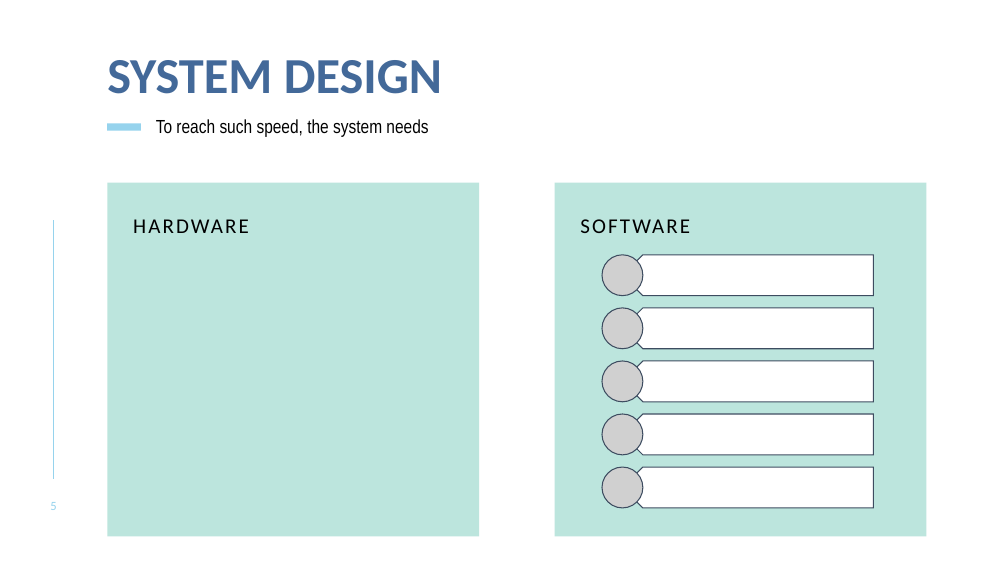
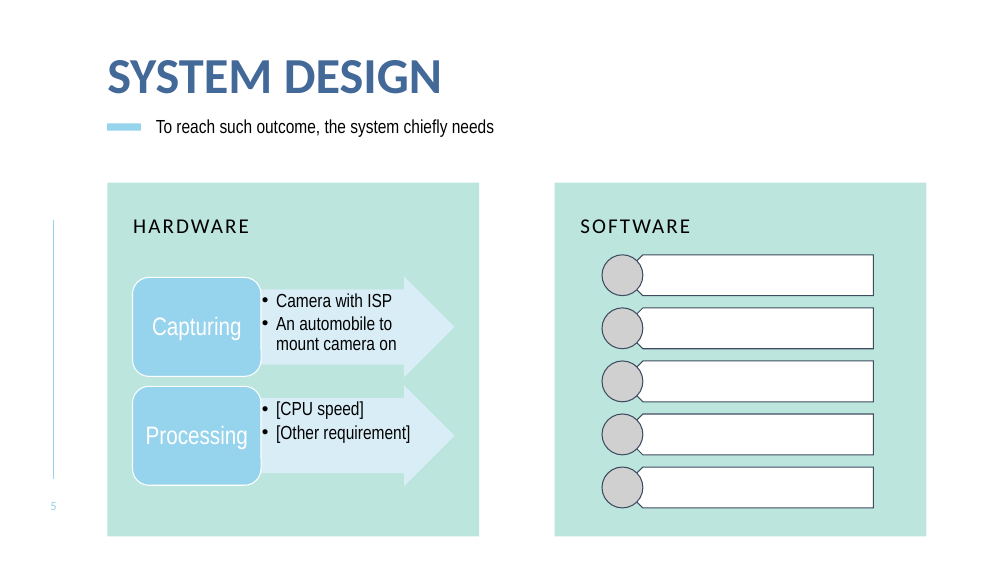
Before and after one commit to hphnngcquan/LaneDetection-OpenCV, a slide deck: slide 5 of docs/WeeklyNotes/Report_Nov20.pptx. Drawn at 1008x567 pixels with LibreOffice and Linux fonts; fonts in the diff are those of the drawing; grey boxes stand for pictures. Boxes give left, top, right and bottom in pixels: in the first picture for what was removed or moved away, otherwise in the second. Text is boxed around its words. In the diff, an @@ line names an element or a change of style, - is before the commit and + after.

Commit message:
chore[docs]: update Report_Nov20
add HW requirement
add testing environment

```diff
--- a/docs/WeeklyNotes/Report_Nov20.pptx
+++ b/docs/WeeklyNotes/Report_Nov20.pptx
@@ text at <box>156,119,494,137</box>: text changed @@
-To reach such speed, the system needs
+To reach such outcome, the system chiefly needs
@@ group added at <box>132,278,454,485</box>: 4 texts, 2 right arrows, 2 rounded rectangles @@
+  • Camera with ISP
+  • An automobile to mount camera on
+Capturing
+  • [CPU speed]
+  • [Other requirement]
+Processing
```
Also in this commit, not shown: 2 other slides changed, 1 slide added.
